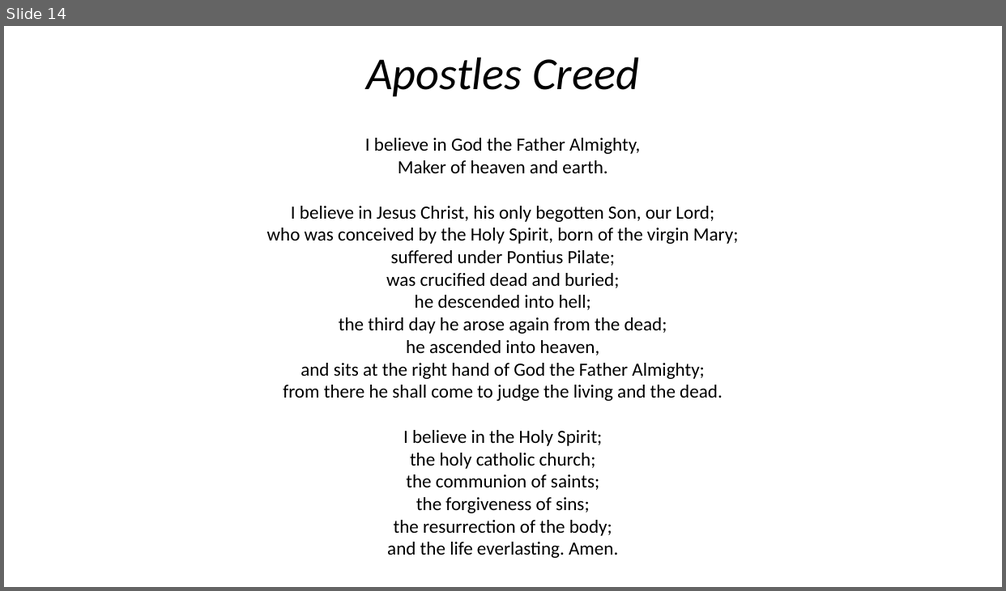
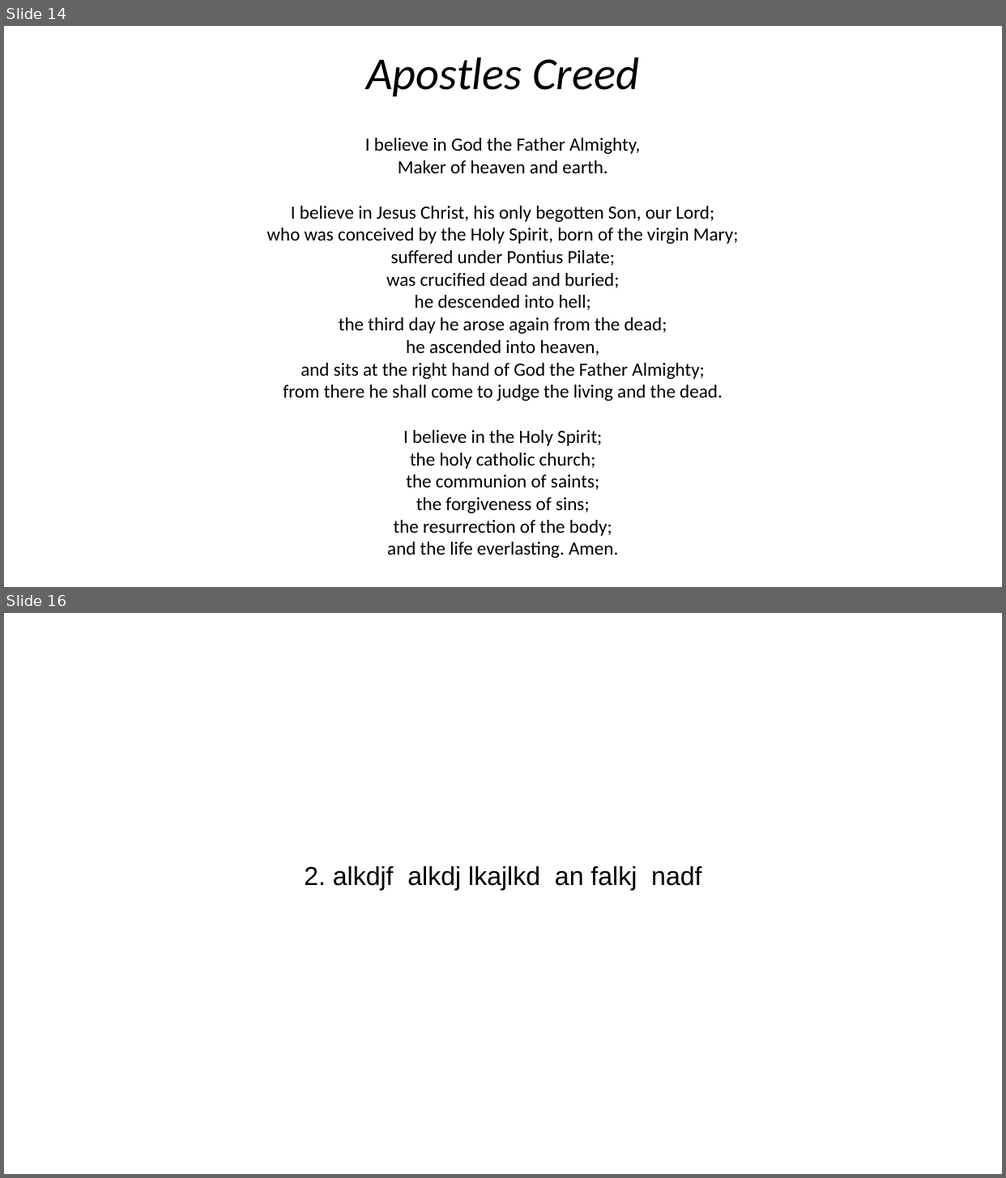
Before and after one commit to ntuininga/slide_generator, a slide deck: Evening Service.pptx. Shown one above the other, each under a label of ours: slide 14 before the commit, slides 14 and 16 after it; the slides between them are not shown. The pictures are 1006x591 and 1006x1178 pixels, drawn with LibreOffice and Linux fonts; fonts in the diff are those of the drawing. Boxes give left, top, right and bottom in pixels: in the first picture for what was removed or moved away, otherwise in the second. Text is boxed around its words. In the diff, an @@ line names an element or a change of style, - is before the commit and + after.

```diff
--- a/Evening Service.pptx
+++ b/Evening Service.pptx
@@ slide 16 added at <box>4,613,1002,1174</box>, background #FFFFFF @@
@@ text added at <box>304,866,701,890</box>, 25 pt, text #000000 @@
+2. alkdjf alkdj lkajlkd an falkj nadf
```
Also in this commit, not shown: 1 slide changed, 2 other slides added, 1 slide removed, 8 other files.
